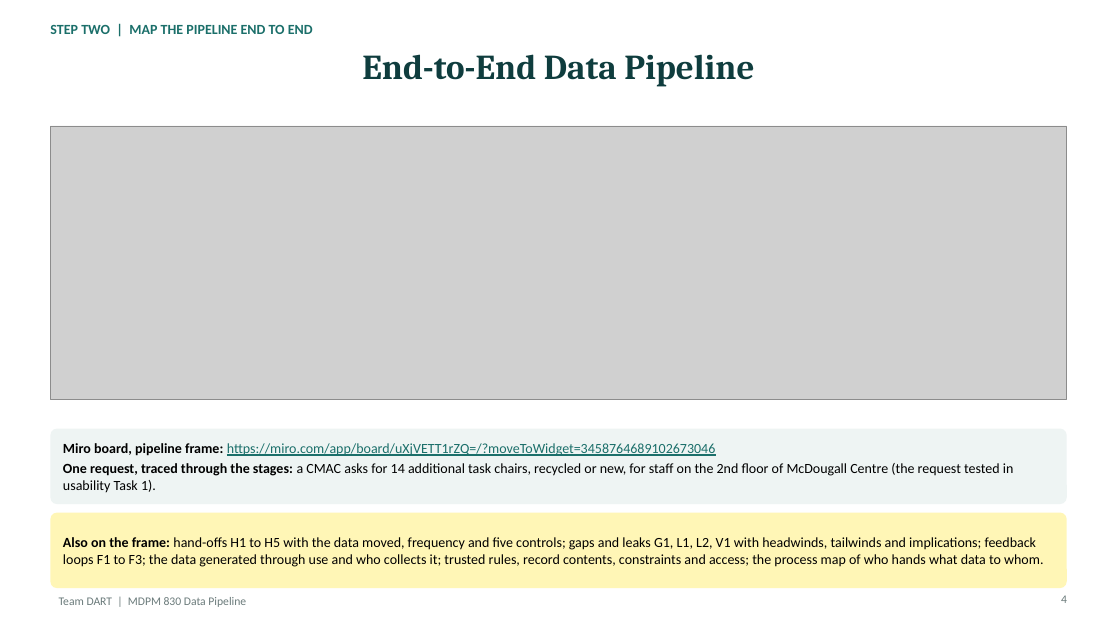
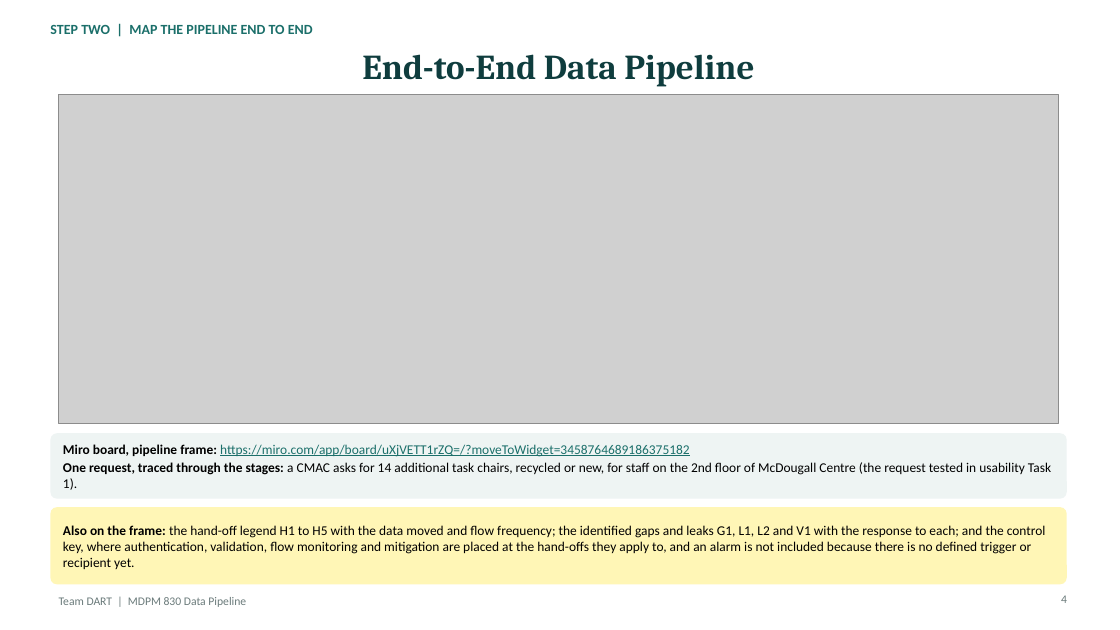
Before and after one commit to teminicrownpro-max/Adekunle-Adeniji, a slide deck: slide 1 of MDPM 830/Data Pipeline/Ade_Slides_4_and_5_Pipeline.pptx. Drawn at 1120x630 pixels with LibreOffice and Linux fonts; fonts in the diff are those of the drawing; grey boxes stand for pictures. Boxes give left, top, right and bottom in pixels: in the first picture for what was removed or moved away, otherwise in the second. Text is boxed around its words. In the diff, an @@ line names an element or a change of style, - is before the commit and + after.

```diff
--- a/MDPM 830/Data Pipeline/Ade_Slides_4_and_5_Pipeline.pptx
+++ b/MDPM 830/Data Pipeline/Ade_Slides_4_and_5_Pipeline.pptx
@@ picture: place and size @@
-picture at <box>50,126,1067,399</box>
+picture at <box>59,94,1059,423</box>
@@ rounded rectangle: place and size @@
-rounded rectangle at <box>50,429,1067,504</box>
+rounded rectangle at <box>50,434,1067,499</box>
@@ rounded rectangle at <box>50,434,1067,499</box>: proportions changed @@
@@ text at <box>63,444,690,457</box>: text changed; size 12 to 11.5 pt @@
-Miro board, pipeline frame: https://miro.com/app/board/uXjVETT1rZQ=/?moveToWidget=3458764689102673046
+Miro board, pipeline frame: https://miro.com/app/board/uXjVETT1rZQ=/?moveToWidget=3458764689186375182
@@ text at <box>63,462,1051,490</box>: size 12 to 11.5 pt in "One request, traced through the stages: a ..."; less space between paragraphs @@
@@ rounded rectangle at <box>50,507,1067,585</box>: proportions changed @@
@@ rounded rectangle: place and size @@
-rounded rectangle at <box>50,513,1067,588</box>
+rounded rectangle at <box>50,507,1067,585</box>
@@ text at <box>63,525,1046,569</box>: text changed; size 12 to 11.5 pt @@
-Also on the frame: hand-offs H1 to H5 with the data moved, frequency and five controls; gaps and leaks G1, L1, L2, V1 with headwinds, tailwinds and implications; feedback loops F1 to F3; the data generated through use and who collects it; trusted rules, record contents, constraints and access; the process map of who hands what data to whom.
+Also on the frame: the hand-off legend H1 to H5 with the data moved and flow frequency; the identified gaps and leaks G1, L1, L2 and V1 with the response to each; and the control key, where authentication, validation, flow monitoring and mitigation are placed at the hand-offs they apply to, and an alarm is not included because there is no defined trigger or recipient yet.
```
Also in this commit, not shown: 1 other slide changed, 5 other files.
